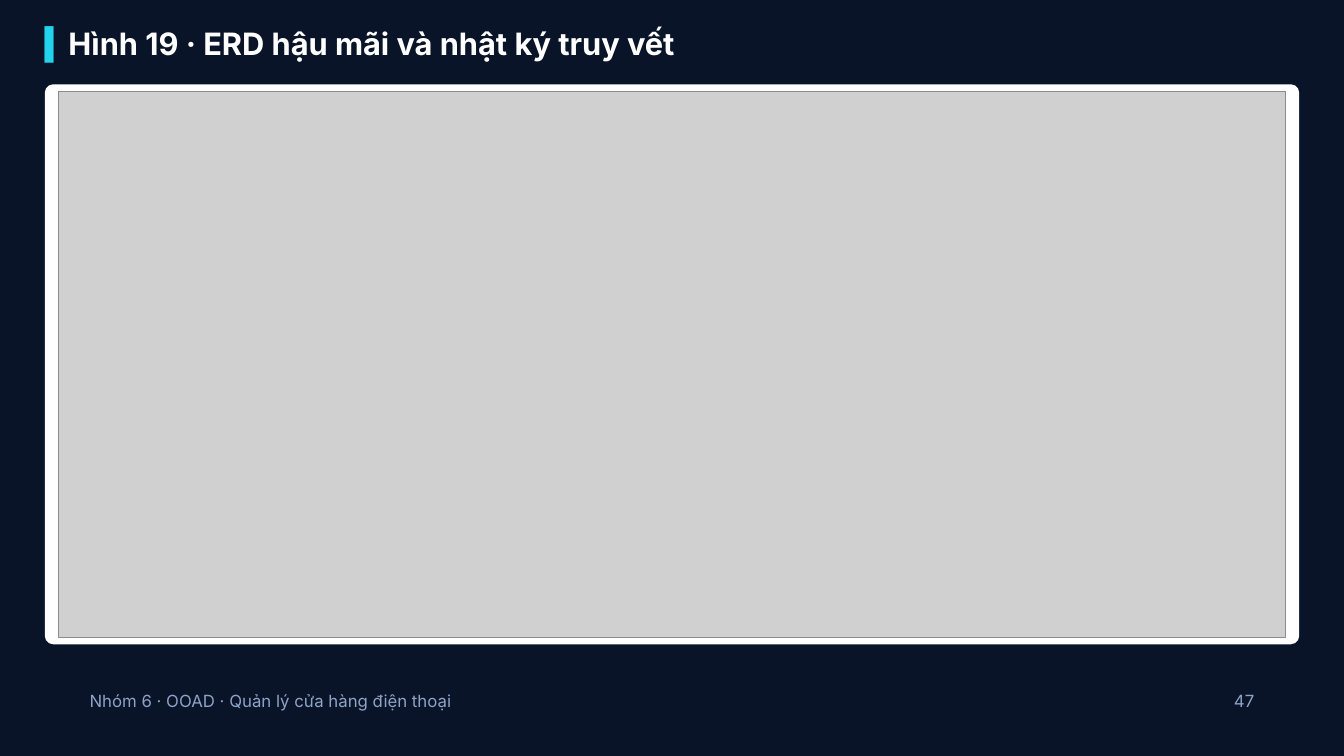
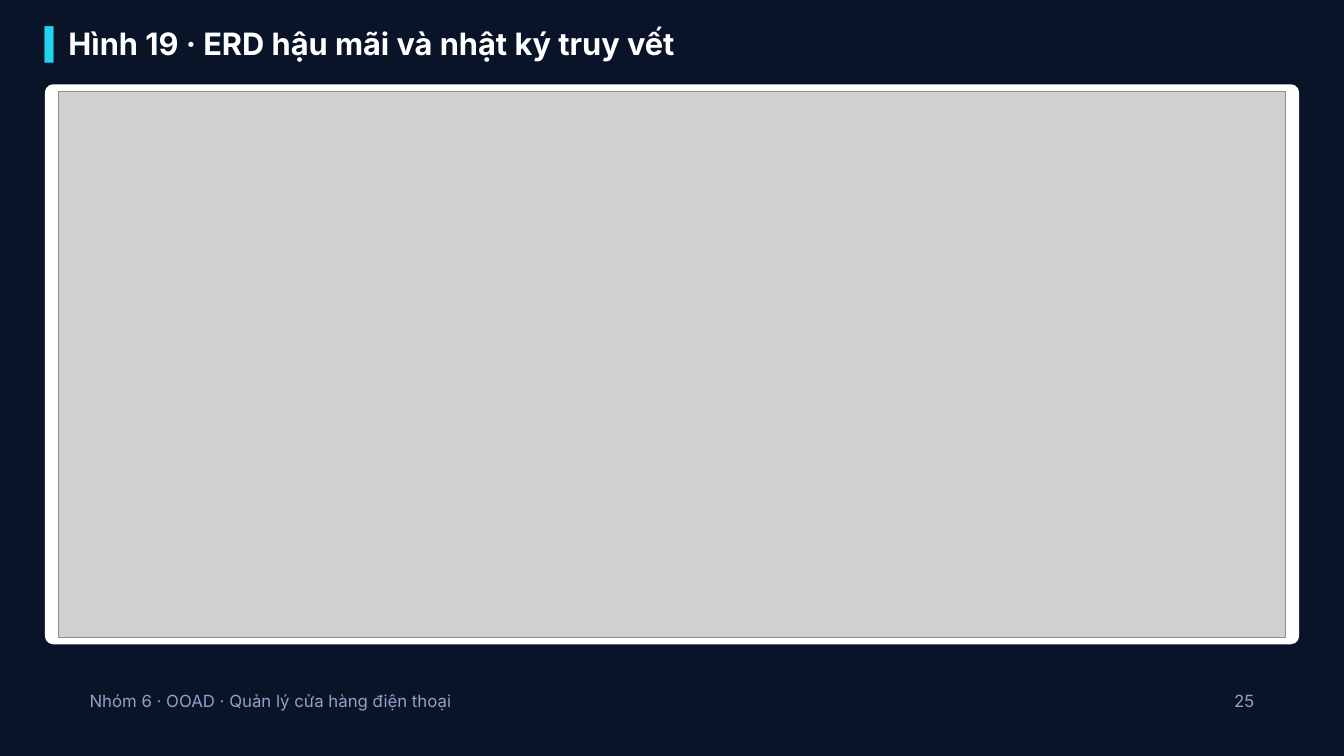
Before and after one commit to Daichou2311/BTL-PTTKHDT, a slide deck: slide 25 of Nhóm 6 - Hệ thống quản lý cửa hàng điện thoại (OOAD).pptx (slide 47 before the commit). Drawn at 1344x756 pixels with LibreOffice and Linux fonts; fonts in the diff are those of the drawing; grey boxes stand for pictures; background and template pictures are left out. Boxes give left, top, right and bottom in pixels: in the first picture for what was removed or moved away, otherwise in the second. Text is boxed around its words. In the diff, an @@ line names an element or a change of style, - is before the commit and + after.

Commit message:
cập nhật slide

```diff
--- a/Nhóm 6 - Hệ thống quản lý cửa hàng điện thoại (OOAD).pptx
+++ b/Nhóm 6 - Hệ thống quản lý cửa hàng điện thoại (OOAD).pptx
@@ text at bbox=[1234, 694, 1254, 707]: text changed @@
-47
+25
```
Also in this commit, not shown: 22 other slides changed, 3 slides added, 36 slides removed, 1 other file.
